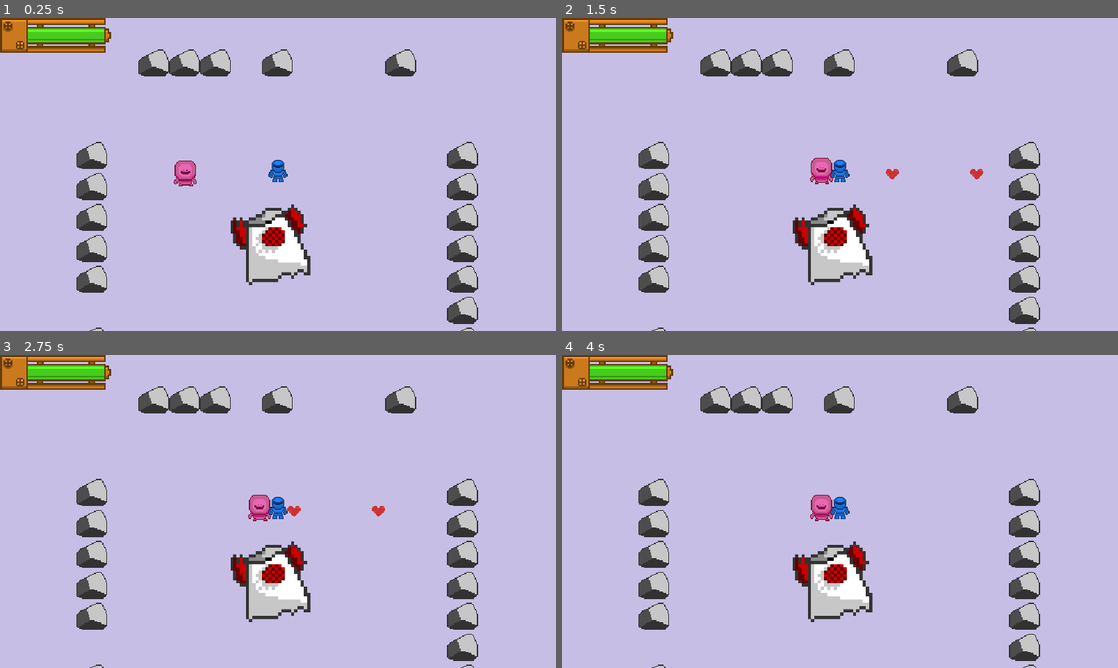
Above: before the commit, frames 1-4 (two rows, left to right).
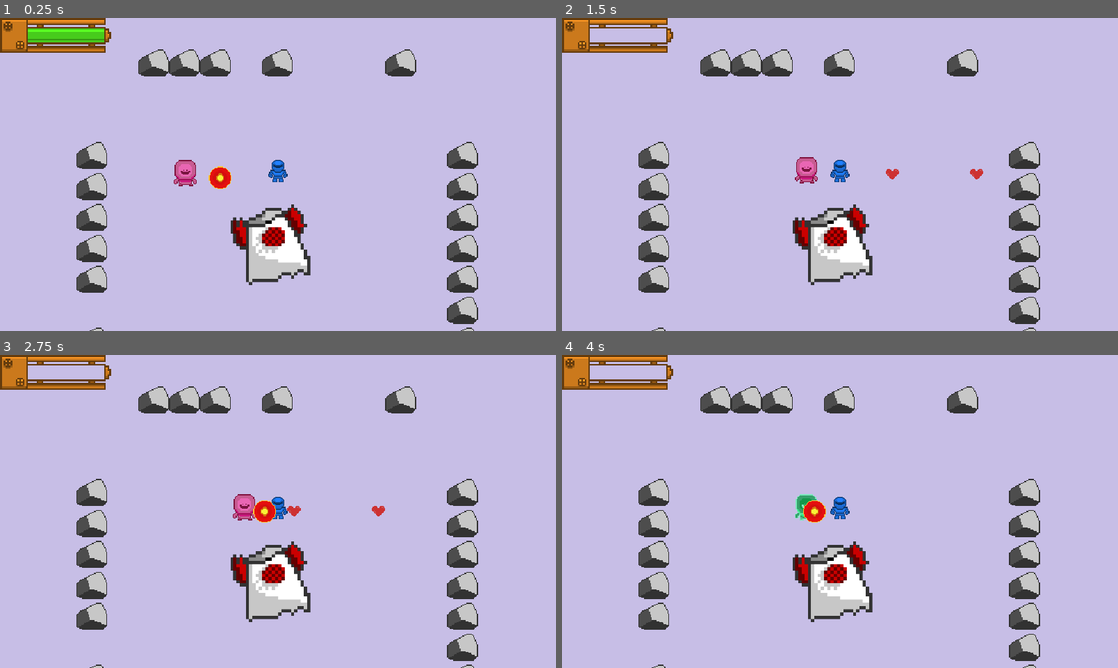
Above: after the commit, the same moments.

Repository: FREQ-E/Hanno
Game: Godot game, scene res://levels/test/test.tscn
Same seed, same stepped clock (60 frames per second), same inputs: the game is played once before the commit and once after it.
Inputs:
- Up to frame 1 (0.25 s): no input
- Up to frame 2 (1.5 s): hold Right (fire_right) 0.53-1.28 s; hold Space (sprint) 0.53-1.28 s; hold Down (fire_down) from 1.28 s (still down); tap Space (sprint) at 1.35 s
- Up to frame 3 (2.75 s): release Down (fire_down) at 2.03 s; hold Right (fire_right) from 2.03 s (still down); hold Space (sprint) from 2.03 s (still down)
- Up to frame 4 (4 s): release Right (fire_right) at 2.78 s; release Space (sprint) at 2.78 s; hold Up (fire_up) 2.78-3.53 s; tap Space (sprint) at 2.85 s; tap Enter at 3.5 s; hold Left (fire_left) from 3.53 s (still down); hold Space (sprint) from 3.53 s (still down)

The runs differ from the first frame. In frame 1, 0.3% of the frame differs, in the area x 31-42%, y 45-55%; in frame 2, 1.1%; in frame 3, 1.2%, in the area x 5-50%, y 3-54%; in frame 4, 1.1%.

Commit message:
Enemies can now shoot

Diff:
--- a/actors/alien1/alien1.tscn
+++ b/actors/aliens/alien1.tscn
@@ -1,7 +1,8 @@
-[gd_scene load_steps=12 format=2]
+[gd_scene load_steps=13 format=2]
 
 [ext_resource path="res://base_scripts/classic_character_2d.gd" type="Script" id=1]
-[ext_resource path="res://actors/alien1/Alien.png" type="Texture" id=2]
+[ext_resource path="res://actors/aliens/Alien.png" type="Texture" id=2]
+[ext_resource path="res://actors/aliens/enemy_shooting.gd" type="Script" id=3]
 [ext_resource path="res://ai/wander2d.gd" type="Script" id=4]
 [ext_resource path="res://ai/goto.gd" type="Script" id=5]
 [ext_resource path="res://ai/trigger_untrigger.gd" type="Script" id=6]
@@ -15,11 +16,11 @@
 radius = 37.2074
 
 [node name="Alien1" type="KinematicBody2D" groups=[
-"enemies",
+"Enemies",
 ]]
 material = ExtResource( 9 )
 collision_layer = 4
-collision_mask = 5
+collision_mask = 7
 script = ExtResource( 1 )
 
 [node name="Possible_Alien" type="Sprite" parent="."]
@@ -50,10 +51,14 @@
 
 [node name="Agro2D" type="Node" parent="WanderAgro"]
 script = ExtResource( 7 )
+min_distance = 10.0
 
 [node name="Damageable" type="Node" parent="."]
 script = ExtResource( 8 )
 
 [node name="DamageHue" type="Node" parent="."]
 script = ExtResource( 10 )
+
+[node name="EnemyShooting" type="Node2D" parent="."]
+script = ExtResource( 3 )
 [connection signal="death" from="Damageable" to="." method="queue_free"]
--- /dev/null
+++ b/actors/aliens/enemy_bullet.tscn
@@ -0,0 +1,33 @@
+[gd_scene load_steps=4 format=2]
+
+[ext_resource path="res://actors/aliens/enemybullet.png" type="Texture" id=1]
+[ext_resource path="res://base_scripts/base_bullet.gd" type="Script" id=2]
+
+[sub_resource type="CircleShape2D" id=1]
+radius = 65.5485
+
+[node name="EnemyBullet" type="RigidBody2D"]
+rotation = 0.00424423
+scale = Vector2( 0.99999, 0.99606 )
+collision_layer = 0
+collision_mask = 2147483651
+mode = 2
+gravity_scale = 0.0
+contacts_reported = 1
+contact_monitor = true
+can_sleep = false
+linear_damp = 0.0
+angular_damp = 0.0
+script = ExtResource( 2 )
+target_group = "Player"
+
+[node name="EnemyBullet" type="Sprite" parent="."]
+position = Vector2( -1.58211, -1.70039 )
+scale = Vector2( 0.5, 0.5 )
+texture = ExtResource( 1 )
+
+[node name="CollisionShape2D" type="CollisionShape2D" parent="."]
+position = Vector2( -0.000268213, -0.00991464 )
+rotation = -1.5708
+scale = Vector2( 0.494103, 0.494103 )
+shape = SubResource( 1 )
--- /dev/null
+++ b/actors/aliens/enemy_shooting.gd
@@ -0,0 +1,57 @@
+class_name EnemyShooting
+extends Node2D
+
+
+export var bullet_speed := 1000
+export var fire_rate := 0.2
+export var trigger_node_path: NodePath = "../NodeSight"
+export var firing_angle_degrees := 10.0
+export(PackedScene) var bullet_scene := preload("res://actors/aliens/enemy_bullet.tscn")
+
+var target: Node2D
+var can_fire := true
+
+onready var firing_angle := deg2rad(firing_angle_degrees)
+onready var trigger_node = get_node(trigger_node_path)
+
+
+func _ready():
+	trigger_node.connect("triggered", self, "set_process", [true])
+	trigger_node.connect("triggered", self, "update_target")
+	trigger_node.connect("untriggered", self, "set_process", [false])
+	set_process(false)
+
+
+func update_target() -> void:
+	target = trigger_node.target
+
+
+func _process(_delta):
+	if not can_fire:
+		return
+
+	var rel_vec := target.global_transform.origin - global_transform.origin
+	var dir: Vector2
+
+	if abs(rel_vec.angle_to(Vector2.UP)) <= firing_angle:
+		dir = Vector2.UP
+
+	elif abs(rel_vec.angle_to(Vector2.DOWN)) <= firing_angle:
+		dir = Vector2.DOWN
+
+	elif abs(rel_vec.angle_to(Vector2.LEFT)) <= firing_angle:
+		dir = Vector2.LEFT
+
+	elif abs(rel_vec.angle_to(Vector2.RIGHT)) <= firing_angle:
+		dir = Vector2.RIGHT
+
+	else:
+		return
+
+	var bullet_instance = bullet_scene.instance()
+	bullet_instance.transform = global_transform
+	bullet_instance.linear_velocity = dir * bullet_speed
+	get_tree().current_scene.add_child(bullet_instance)
+	can_fire = false
+	yield(get_tree().create_timer(fire_rate), "timeout")
+	can_fire = true
--- a/actors/player1/player1.tscn
+++ b/actors/player1/player1.tscn
@@ -8,71 +8,90 @@
 [ext_resource path="res://actors/player1/Front-Sheet.png" type="Texture" id=6]
 [ext_resource path="res://actors/player1/Back-Sheet.png" type="Texture" id=7]
 [ext_resource path="res://actors/ui1/ui1.tscn" type="PackedScene" id=8]
-[ext_resource path="res://combat_scripts/player_shooting.gd" type="Script" id=9]
+[ext_resource path="res://actors/player1/player_shooting.gd" type="Script" id=9]
 
-[sub_resource type="AtlasTexture" id=1]
+[sub_resource type="Shader" id=1]
+code = "shader_type canvas_item;
+
+uniform bool invert = false;
+
+void fragment() {
+    vec4 col = texture(TEXTURE, UV).rgba;
+	if (invert) {
+		col.r = 1.0 - col.r;
+		col.g = 1.0 - col.g;
+		col.b = 1.0 - col.b;
+	}
+    COLOR.rgba = col.rgba;
+}"
+
+[sub_resource type="ShaderMaterial" id=15]
+shader = SubResource( 1 )
+shader_param/invert = false
+
+[sub_resource type="AtlasTexture" id=16]
+atlas = ExtResource( 6 )
+region = Rect2( 0, 0, 32, 32 )
+
+[sub_resource type="AtlasTexture" id=2]
+atlas = ExtResource( 6 )
+region = Rect2( 32, 0, 32, 32 )
+
+[sub_resource type="AtlasTexture" id=3]
+atlas = ExtResource( 6 )
+region = Rect2( 64, 0, 32, 32 )
+
+[sub_resource type="AtlasTexture" id=4]
+atlas = ExtResource( 6 )
+region = Rect2( 96, 0, 32, 32 )
+
+[sub_resource type="AtlasTexture" id=5]
+atlas = ExtResource( 7 )
+region = Rect2( 0, 0, 32, 32 )
+
+[sub_resource type="AtlasTexture" id=6]
+atlas = ExtResource( 7 )
+region = Rect2( 32, 0, 32, 32 )
+
+[sub_resource type="AtlasTexture" id=7]
+atlas = ExtResource( 7 )
+region = Rect2( 64, 0, 32, 32 )
+
+[sub_resource type="AtlasTexture" id=8]
+atlas = ExtResource( 7 )
+region = Rect2( 96, 0, 32, 32 )
+
+[sub_resource type="AtlasTexture" id=9]
 atlas = ExtResource( 4 )
 region = Rect2( 0, 0, 32, 32 )
 
-[sub_resource type="AtlasTexture" id=2]
+[sub_resource type="AtlasTexture" id=10]
 atlas = ExtResource( 4 )
 region = Rect2( 32, 0, 32, 32 )
 
-[sub_resource type="AtlasTexture" id=3]
+[sub_resource type="AtlasTexture" id=11]
 atlas = ExtResource( 4 )
 region = Rect2( 64, 0, 32, 32 )
 
-[sub_resource type="AtlasTexture" id=4]
+[sub_resource type="AtlasTexture" id=12]
 atlas = ExtResource( 4 )
-region = Rect2( 96, 0, 32, 32 )
-
-[sub_resource type="AtlasTexture" id=5]
-atlas = ExtResource( 6 )
-region = Rect2( 0, 0, 32, 32 )
-
-[sub_resource type="AtlasTexture" id=6]
-atlas = ExtResource( 6 )
-region = Rect2( 32, 0, 32, 32 )
-
-[sub_resource type="AtlasTexture" id=7]
-atlas = ExtResource( 6 )
-region = Rect2( 64, 0, 32, 32 )
-
-[sub_resource type="AtlasTexture" id=8]
-atlas = ExtResource( 6 )
-region = Rect2( 96, 0, 32, 32 )
-
-[sub_resource type="AtlasTexture" id=9]
-atlas = ExtResource( 7 )
-region = Rect2( 0, 0, 32, 32 )
-
-[sub_resource type="AtlasTexture" id=10]
-atlas = ExtResource( 7 )
-region = Rect2( 32, 0, 32, 32 )
-
-[sub_resource type="AtlasTexture" id=11]
-atlas = ExtResource( 7 )
-region = Rect2( 64, 0, 32, 32 )
-
-[sub_resource type="AtlasTexture" id=12]
-atlas = ExtResource( 7 )
 region = Rect2( 96, 0, 32, 32 )
 
 [sub_resource type="SpriteFrames" id=13]
 animations = [ {
-"frames": [ SubResource( 1 ), SubResource( 2 ), SubResource( 3 ), SubResource( 4 ) ],
+"frames": [ SubResource( 16 ), SubResource( 2 ), SubResource( 3 ), SubResource( 4 ) ],
 "loop": true,
-"name": "walk_side",
+"name": "walk_down",
 "speed": 10.0
 }, {
 "frames": [ SubResource( 5 ), SubResource( 6 ), SubResource( 7 ), SubResource( 8 ) ],
 "loop": true,
-"name": "walk_down",
+"name": "walk_up",
 "speed": 10.0
 }, {
 "frames": [ SubResource( 9 ), SubResource( 10 ), SubResource( 11 ), SubResource( 12 ) ],
 "loop": true,
-"name": "walk_up",
+"name": "walk_side",
 "speed": 10.0
 } ]
 
@@ -80,17 +99,18 @@
 radius = 32.9877
 
 [node name="Player1" type="KinematicBody2D" groups=[
-"player",
+"Player",
 ]]
+material = SubResource( 15 )
 collision_layer = 2
 script = ExtResource( 1 )
 
 [node name="CharacterAnimator" type="AnimatedSprite" parent="."]
+use_parent_material = true
 position = Vector2( 0, -15.801 )
 scale = Vector2( 3, 3 )
 frames = SubResource( 13 )
 animation = "walk_down"
-frame = 3
 playing = true
 script = ExtResource( 5 )
 
@@ -111,3 +131,17 @@
 
 [node name="Damageable" type="Node" parent="."]
 script = ExtResource( 3 )
+
+[node name="Targets" type="Node2D" parent="."]
+position = Vector2( 0, -142.128 )
+
+[node name="Position2D" type="Position2D" parent="Targets"]
+position = Vector2( 142.128, 142.128 )
+
+[node name="Position2D2" type="Position2D" parent="Targets"]
+position = Vector2( 0, 284.256 )
+
+[node name="Position2D3" type="Position2D" parent="Targets"]
+position = Vector2( -142.128, 142.128 )
+
+[node name="Position2D4" type="Position2D" parent="Targets"]
--- a/actors/player1/player_bullet.tscn
+++ b/actors/player1/player_bullet.tscn
@@ -1,7 +1,8 @@
 [gd_scene load_steps=3 format=2]
 
-[ext_resource path="res://actors/characterbullet.png" type="Texture" id=1]
+[ext_resource path="res://actors/player1/characterbullet.png" type="Texture" id=1]
 [ext_resource path="res://base_scripts/base_bullet.gd" type="Script" id=2]
+
 
 [node name="PlayerBullet" type="RigidBody2D"]
 rotation = 0.00424423
--- a/actors/ui1/ui1.tscn
+++ b/actors/ui1/ui1.tscn
@@ -16,7 +16,7 @@
 # Called when the node enters the scene tree for the first time.
 func _ready():
 	# warning-ignore-all:return_value_discarded
-	health_source = GlobalFuncs.yield_and_get_group(\"player\")[0].get_node(\"Damageable\")
+	health_source = GlobalFuncs.yield_and_get_group(\"Player\")[0].get_node(\"Damageable\")
 	health_source.connect(\"healed\", self, \"update_progress\")
 	health_source.connect(\"damaged\", self, \"update_progress\")
 	update_progress(null)
--- a/ai/agro2d.gd
+++ b/ai/agro2d.gd
@@ -5,8 +5,7 @@
 
 export var min_distance := 100.0
 export var speed := 300.0
-
-var target: Node
+export var notice_sub_targets := true
 
 
 func _ready():
@@ -14,22 +13,38 @@
 
 
 func _loop() -> void:
-	target = get_parent().trigger_node.target
+	var parent_target: Node = get_parent().trigger_node.target
+	var use_sub_targets := notice_sub_targets and parent_target.has_node("Targets")
+	var target: Node
+
+	if not use_sub_targets:
+		target = parent_target
+
 	get_parent().goto.one_shot = false
 	get_parent().goto.speed = speed
 	# warning-ignore:return_value_discarded
 	get_tree().connect("idle_frame", self, "continue_loop")
 
 	while active:
+		if use_sub_targets:
+			var targets := parent_target.get_node("Targets").get_children()
+			var min_distance := INF
+			var current_origin: Vector2 = get_parent().get_parent().global_transform.origin
+
+			for t in targets:
+				var distance := current_origin.distance_to(t.global_transform.origin)
+				if distance < min_distance:
+					target = t
+					min_distance = distance
+
 		get_parent().goto.target_origin = target.global_transform.origin
 		yield(self, "_continue_loop")
 
 		if not active:
 			break
 
-		var path = get_parent().goto.path
-
 		if get_parent().goto.enabled:
+			var path = get_parent().goto.path
 			get_parent().goto.enabled = not (path.size() == 2 and path[0].distance_to(path[1]) <= min_distance)
 
 		else:
--- a/ai/node_sight2d.gd
+++ b/ai/node_sight2d.gd
@@ -6,7 +6,7 @@
 signal triggered			# emitted as soon as the target is hit and in range
 signal untriggered			# emitted as soon as the target falls out of sight/range
 
-export var target_path: NodePath = "player"		# the path to the target (leave at "player" to target the player group)
+export var target_path: NodePath = "Player"		# the path to the target (leave at "Player" to target the Player group)
 export var max_distance := 3000.0				# the maximum distance the raycast will cast to
 
 var target: Node2D							# the node this raycast will cast to
@@ -14,8 +14,8 @@
 
 
 func _ready():
-	if target_path == NodePath("player"):
-		target = GlobalFuncs.yield_and_get_group("player")[0]
+	if target_path == NodePath("Player"):
+		target = GlobalFuncs.yield_and_get_group("Player")[0]
 
 	elif not target_path.is_empty():
 		target = get_node(target_path)
--- a/base_scripts/base_bullet.gd
+++ b/base_scripts/base_bullet.gd
@@ -2,7 +2,7 @@
 extends RigidBody2D
 
 
-export var target_group := "enemies"
+export var target_group := "Enemies"
 export var damage := 0.5
 
 
--- a/levels/floor1_tileset.tres
+++ b/levels/floor1_tileset.tres
@@ -2,7 +2,8 @@
 
 [ext_resource path="res://levels/solid color ground.png" type="Texture" id=1]
 [ext_resource path="res://levels/rock.png" type="Texture" id=2]
-[ext_resource path="res://actors/crashed ship.png" type="Texture" id=3]
+[ext_resource path="res://levels/crashed ship.png" type="Texture" id=3]
+
 
 [sub_resource type="ConvexPolygonShape2D" id=1]
 points = PoolVector2Array( 104, 0, 128, 44, 128, 96, 112, 112, 24, 112, 0, 104, 0, 44, 80, 0 )
--- a/levels/test/test.tscn
+++ b/levels/test/test.tscn
@@ -2,7 +2,7 @@
 
 [ext_resource path="res://levels/floor1_tileset.tres" type="TileSet" id=1]
 [ext_resource path="res://actors/player1/player1.tscn" type="PackedScene" id=2]
-[ext_resource path="res://actors/alien1/alien1.tscn" type="PackedScene" id=3]
+[ext_resource path="res://actors/aliens/alien1.tscn" type="PackedScene" id=3]
 
 [sub_resource type="NavigationPolygon" id=1]
 vertices = PoolVector2Array( 2075.62, -494.184, 2096.41, 2041.49, -437.822, 2041.49, -454.773, -480.03 )
--- a/project.godot
+++ b/project.godot
@@ -34,6 +34,11 @@
 "language": "GDScript",
 "path": "res://base_scripts/classic_character_2d.gd"
 }, {
+"base": "VisibilityNotifier2D",
+"class": "CrystalBody",
+"language": "GDScript",
+"path": "res://actors/crystals/crystal_body.gd"
+}, {
 "base": "Node",
 "class": "DamageHue",
 "language": "GDScript",
@@ -43,6 +48,11 @@
 "class": "Damageable",
 "language": "GDScript",
 "path": "res://combat_scripts/damageable.gd"
+}, {
+"base": "Node2D",
+"class": "EnemyShooting",
+"language": "GDScript",
+"path": "res://actors/aliens/enemy_shooting.gd"
 }, {
 "base": "Node",
 "class": "FaceMovement2D",
@@ -67,7 +77,7 @@
 "base": "Node2D",
 "class": "PlayerShooting",
 "language": "GDScript",
-"path": "res://combat_scripts/player_shooting.gd"
+"path": "res://actors/player1/player_shooting.gd"
 }, {
 "base": "RayCast2D",
 "class": "RayBody2D",
@@ -100,8 +110,10 @@
 "Character2D": "",
 "CharacterAnimator": "",
 "ClassicCharacter2D": "",
+"CrystalBody": "",
 "DamageHue": "",
 "Damageable": "",
+"EnemyShooting": "",
 "FaceMovement2D": "",
 "Goto": "",
 "MovementInput2D": "",
Renamed: actors/alien1/Alien.png -> actors/aliens/Alien.png
Not shown, changed: actors/aliens/Alien.png.import
Renamed: actors/enemybullet.png -> actors/aliens/enemybullet.png
Not shown, changed: actors/aliens/enemybullet.png.import
Renamed: actors/characterbullet.png -> actors/player1/characterbullet.png
Not shown, changed: actors/player1/characterbullet.png.import
Not shown: 1 places in actors/player1/player1.tscn that only renumber resources
Renamed: combat_scripts/player_shooting.gd -> actors/player1/player_shooting.gd
Renamed: actors/crashed ship.png -> levels/crashed ship.png
Not shown, changed: levels/crashed ship.png.import
